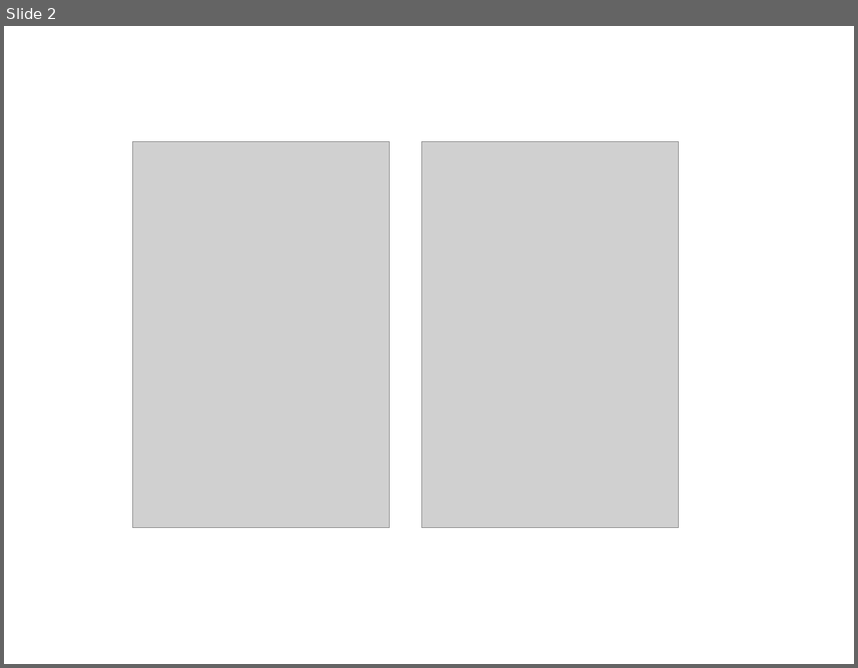
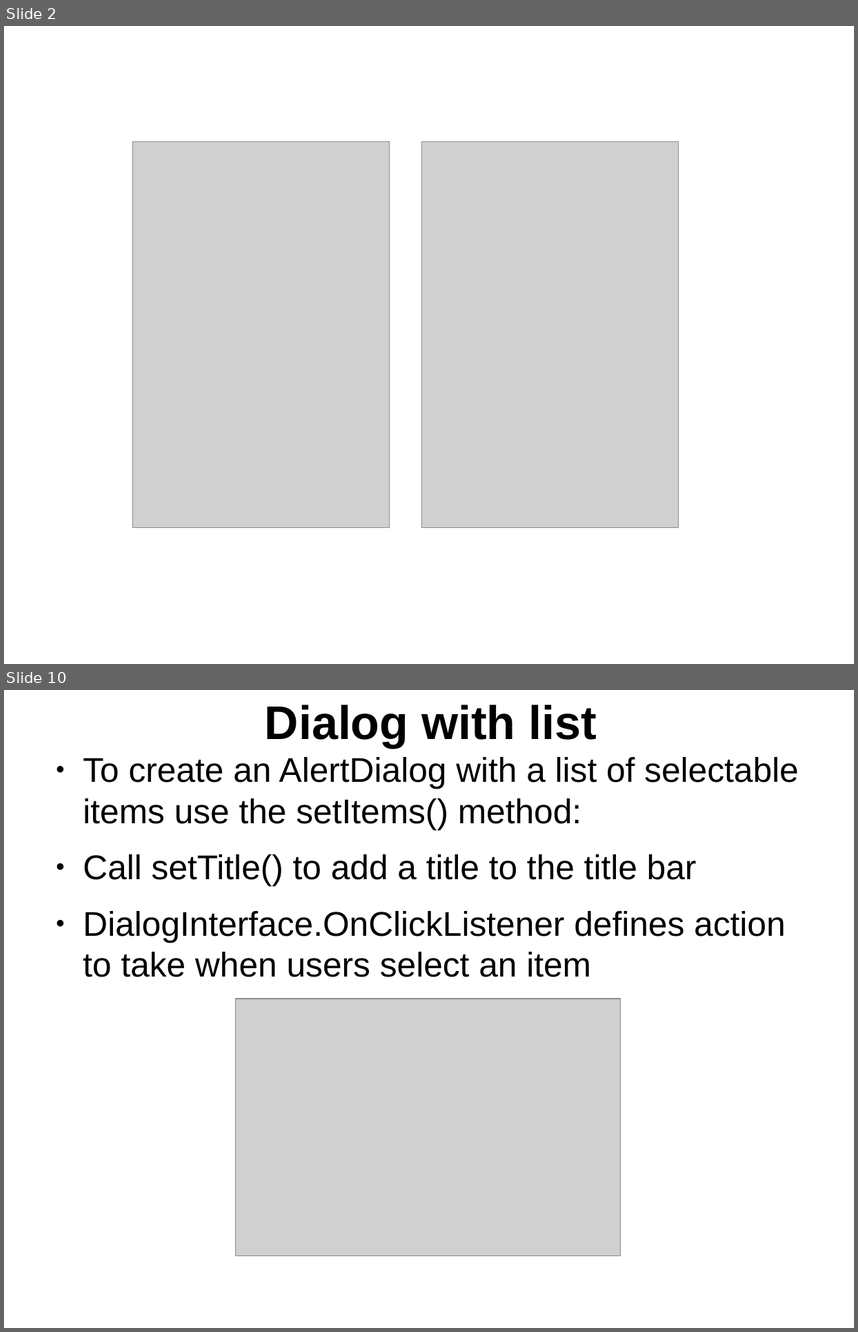
Before and after one commit to thegreatdao/testa, a slide deck: assets/android2.odp. Shown one above the other, each under a label of ours: slide 2 before the commit, slides 2 and 10 after it; the slides between them are not shown. The pictures are 858x668 and 858x1332 pixels, drawn with LibreOffice and Linux fonts; fonts in the diff are those of the drawing; grey boxes stand for pictures. Boxes give left, top, right and bottom in pixels: in the first picture for what was removed or moved away, otherwise in the second. Text is boxed around its words. In the diff, an @@ line names an element or a change of style, - is before the commit and + after.

```diff
--- a/assets/android2.odp
+++ b/assets/android2.odp
@@ slide 10 added at box(4, 690, 854, 1328), background #FFFFFF @@
@@ title added at box(265, 704, 597, 747), 44 pt, text #000000, bold @@
+Dialog with list
@@ text added at box(83, 757, 799, 977), 32 pt, text #000000 @@
+● To create an AlertDialog with a list of selectable items use the setItems() method:
+● Call setTitle() to add a title to the title bar
+● DialogInterface.OnClickListener defines action to take when users select an item
@@ picture added at box(235, 998, 621, 1255) @@
```
Also in this commit, not shown: 12 other slides added, 10 other files.
